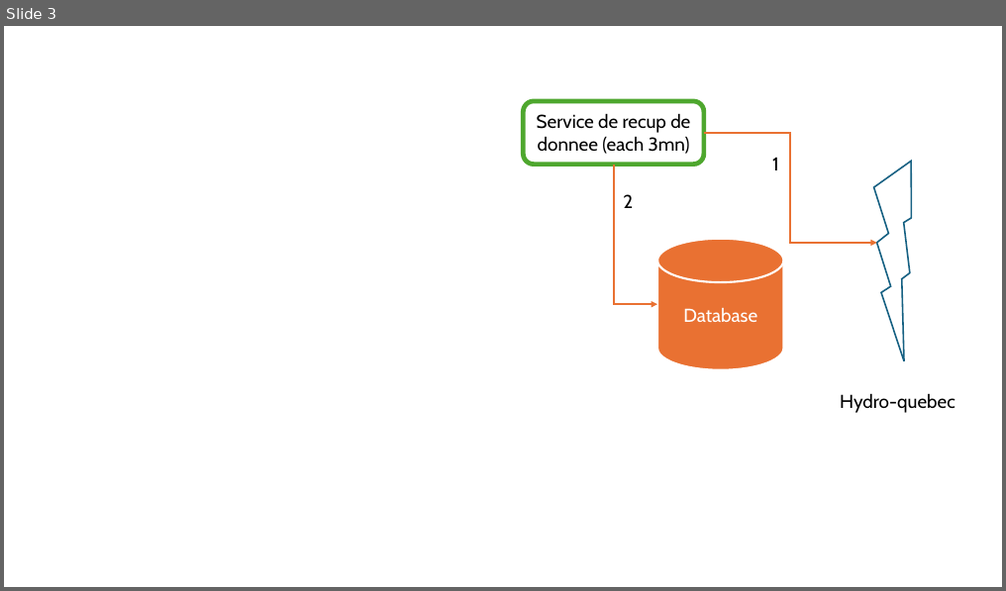
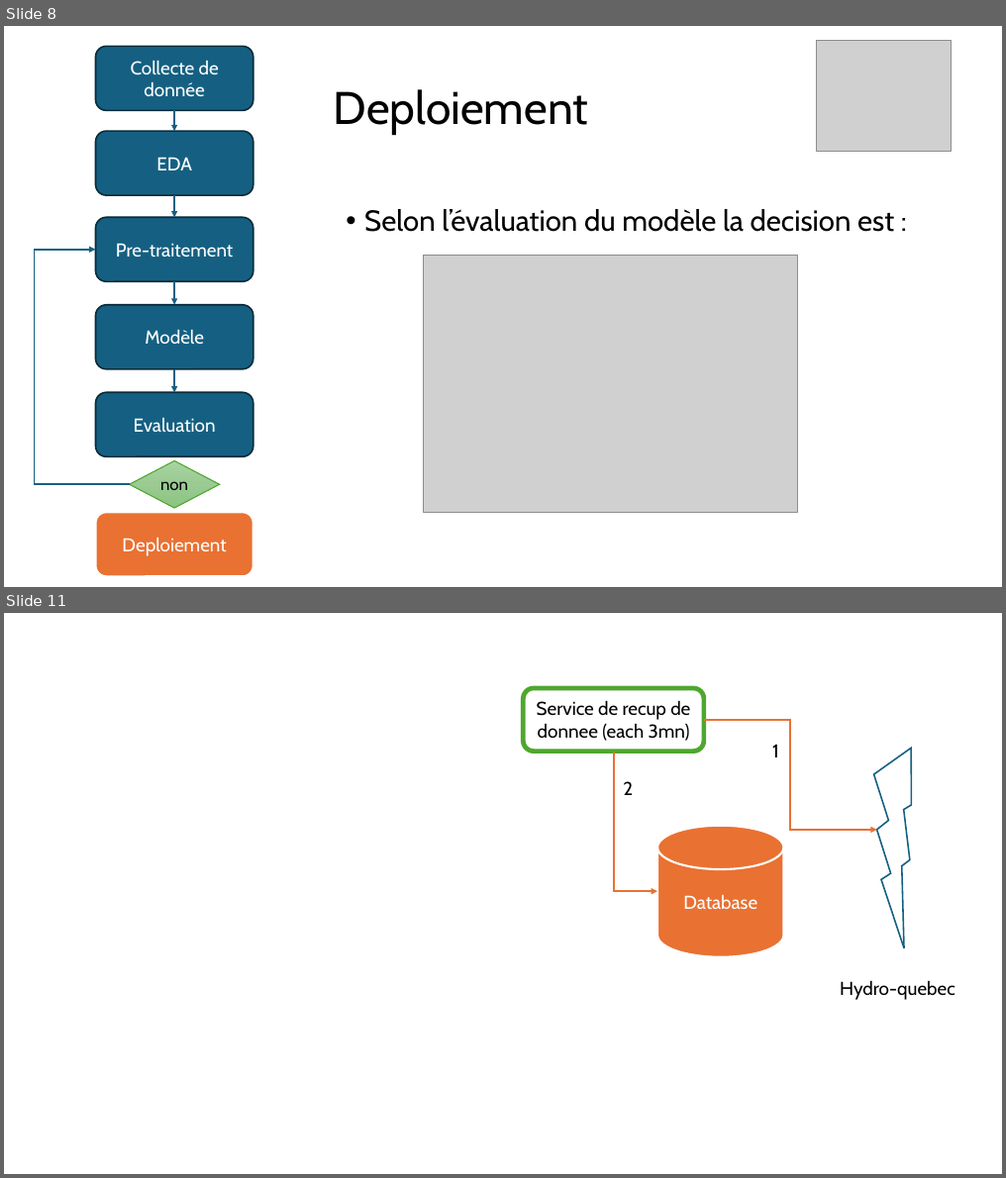
Before and after one commit to seelfidha/hydro-quebec-prediction, a slide deck: prez/architecture.pptx. Shown one above the other, each under a label of ours: slide 3 before the commit, slides 8 and 11 after it; the slides between them are not shown. The pictures are 1006x591 and 1006x1178 pixels, drawn with LibreOffice and Linux fonts; fonts in the diff are those of the drawing; grey boxes stand for pictures. Boxes give left, top, right and bottom in pixels: in the first picture for what was removed or moved away, otherwise in the second. Text is boxed around its words. In the diff, an @@ line names an element or a change of style, - is before the commit and + after.

```diff
--- a/prez/architecture.pptx
+++ b/prez/architecture.pptx
@@ slide 8 added at <box>4,26,1002,587</box>, background #FFFFFF @@
@@ rounded rectangle added at <box>95,46,253,110</box>, fill #156082, outline #092A39 1.5 pt, 18 pt, text #FFFFFF @@
+Collecte de donnée
@@ picture added at <box>816,40,951,151</box> @@
@@ arrow added from (174, 110) to (174, 131), #156082 1.5 pt @@
@@ title added at <box>334,89,588,135</box>, 44 pt, text #000000 @@
+Deploiement
@@ rounded rectangle added at <box>95,131,253,195</box>, fill #156082, outline #092A39 1.5 pt, 18 pt, text #FFFFFF @@
+EDA
@@ arrow added from (174, 195) to (174, 218), #156082 1.5 pt @@
@@ rounded rectangle added at <box>95,218,253,282</box>, fill #156082, outline #092A39 1.5 pt, 18 pt, text #FFFFFF @@
+Pre-traitement
@@ text added at <box>364,209,894,232</box>, 28 pt, text #000000 @@
+• Selon l’évaluation du modèle la decision est :
@@ elbow arrow added from (129, 485) to (95, 250), #156082 1.5 pt @@
@@ picture added at <box>423,255,798,513</box> @@
@@ arrow added from (174, 282) to (174, 305), #156082 1.5 pt @@
@@ rounded rectangle added at <box>95,305,253,370</box>, fill #156082, outline #092A39 1.5 pt, 18 pt, text #FFFFFF @@
+Modèle
@@ arrow added from (174, 370) to (174, 393), #156082 1.5 pt @@
@@ rounded rectangle added at <box>95,393,253,458</box>, fill #156082, outline #092A39 1.5 pt, 18 pt, text #FFFFFF @@
+Evaluation
@@ diamond added at <box>129,461,219,508</box>, fill gradient #A8D5A0 to #9CCA94 to #8AC680, outline #4EA72E 1 pt, 16 pt, text #000000 @@
+non
@@ rounded rectangle added at <box>95,513,253,577</box>, fill #E97132, outline #FFFFFF 2 pt, 18 pt, text #FFFFFF @@
+Deploiement
@@ what was slide 3 is now slide 11 @@
```
Also in this commit, not shown: 2 slides changed, 14 other slides added, 5 other files.
